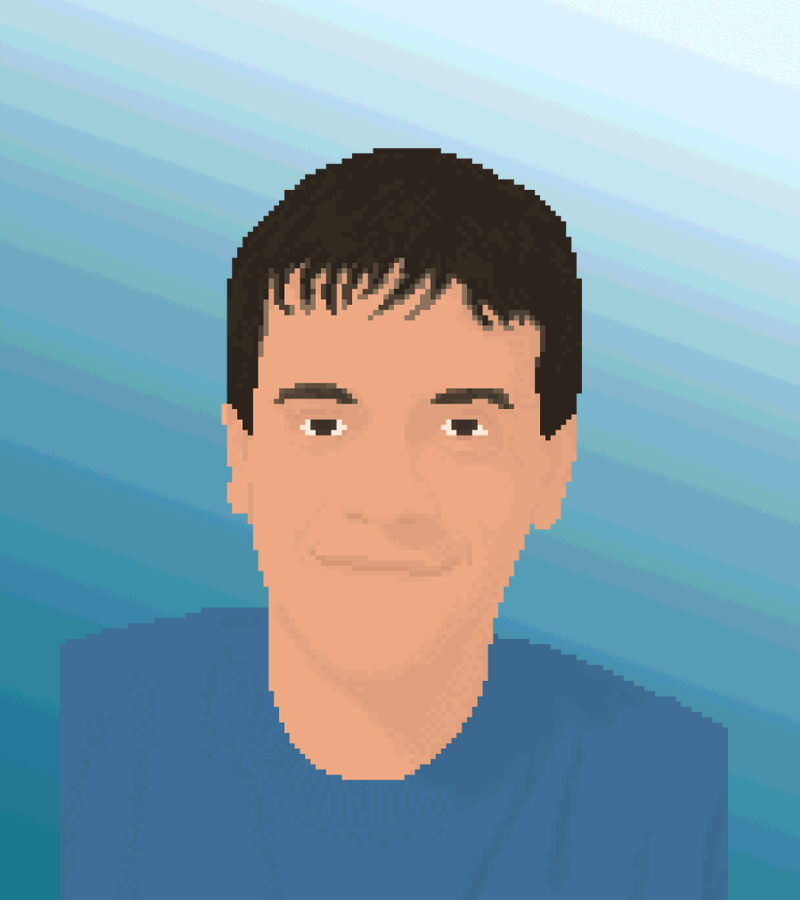
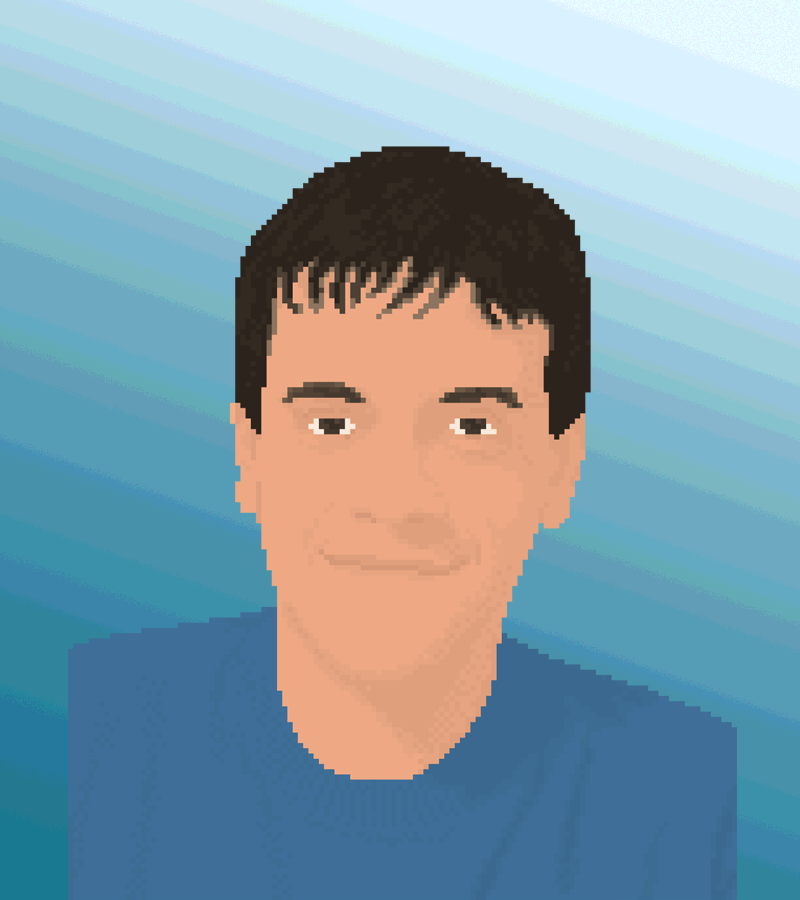
Comparing the layer stacks of the two 800px x 900px images. Changes:
renamed "Layer 1" to "Layer 2", painted on it over (60, 146, 737, 900)
painted on "Rectangle 1" over (0, 0, 800, 900)
